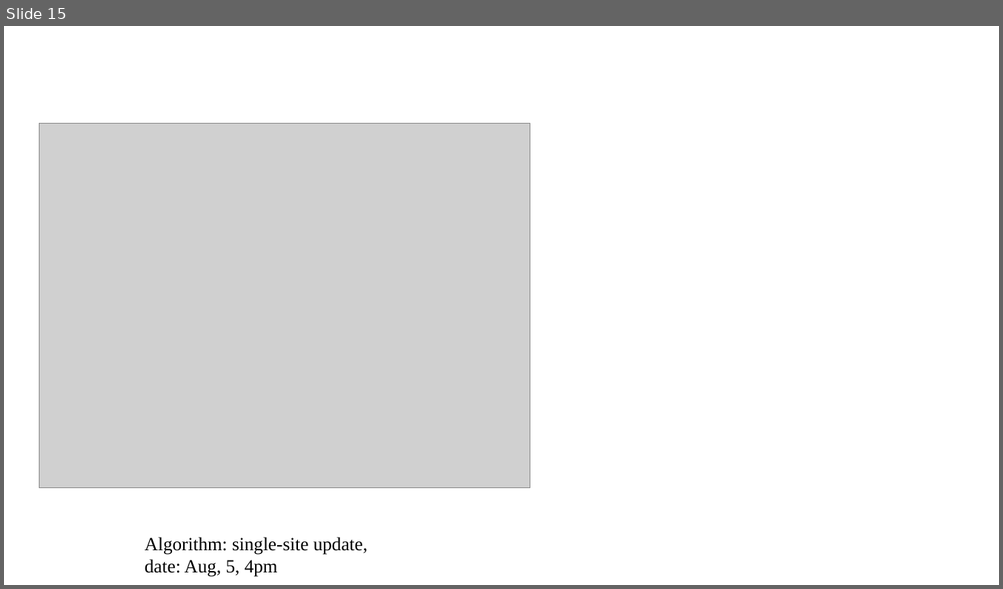
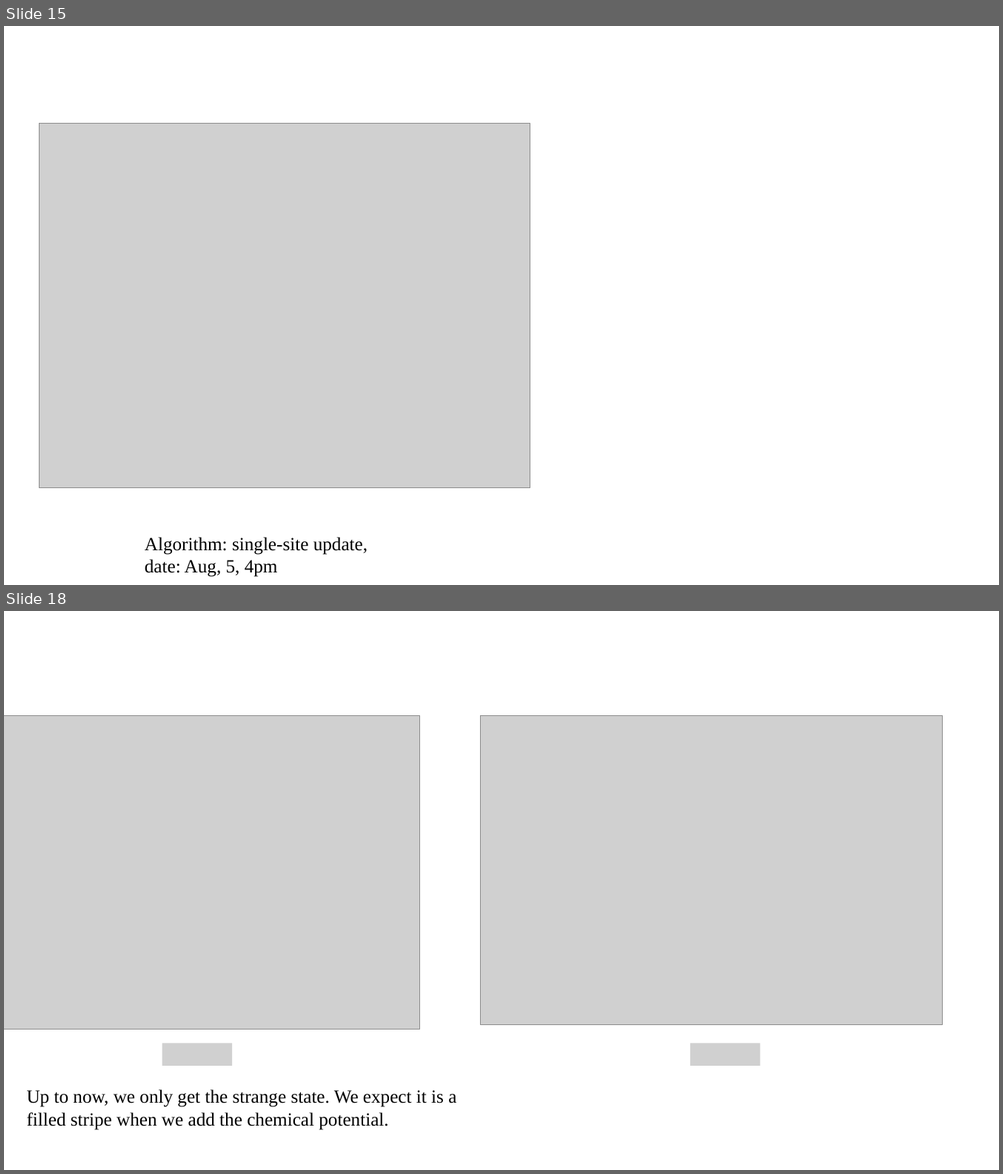
Before and after one commit to QuantumLiquids/SSH-Hubbard, a slide deck: note/SSH-Hubbard-Note5.pptx. Shown one above the other, each under a label of ours: slide 15 before the commit, slides 15 and 18 after it; the slides between them are not shown. The pictures are 1003x589 and 1003x1174 pixels, drawn with LibreOffice and Linux fonts; fonts in the diff are those of the drawing; grey boxes stand for pictures. Boxes give left, top, right and bottom in pixels: in the first picture for what was removed or moved away, otherwise in the second. Text is boxed around its words. In the diff, an @@ line names an element or a change of style, - is before the commit and + after.

```diff
--- a/note/SSH-Hubbard-Note5.pptx
+++ b/note/SSH-Hubbard-Note5.pptx
@@ slide 18 added at (4,611,999,1170), background #FFFFFF @@
@@ picture added at (4,715,420,1030) @@
@@ picture added at (480,715,942,1025) @@
@@ picture added at (162,764,258,786) @@
@@ picture added at (663,763,748,786) @@
@@ picture added at (162,1044,233,1066) @@
@@ picture added at (691,1044,760,1066) @@
@@ text added at (27,1090,456,1130), 18 pt, text #000000 @@
+Up to now, we only get the strange state. We expect it is a filled stripe when we add the chemical potential.
```
Also in this commit, not shown: 1 slide changed, 3 other slides added, 1 slide removed, 7 other files.
